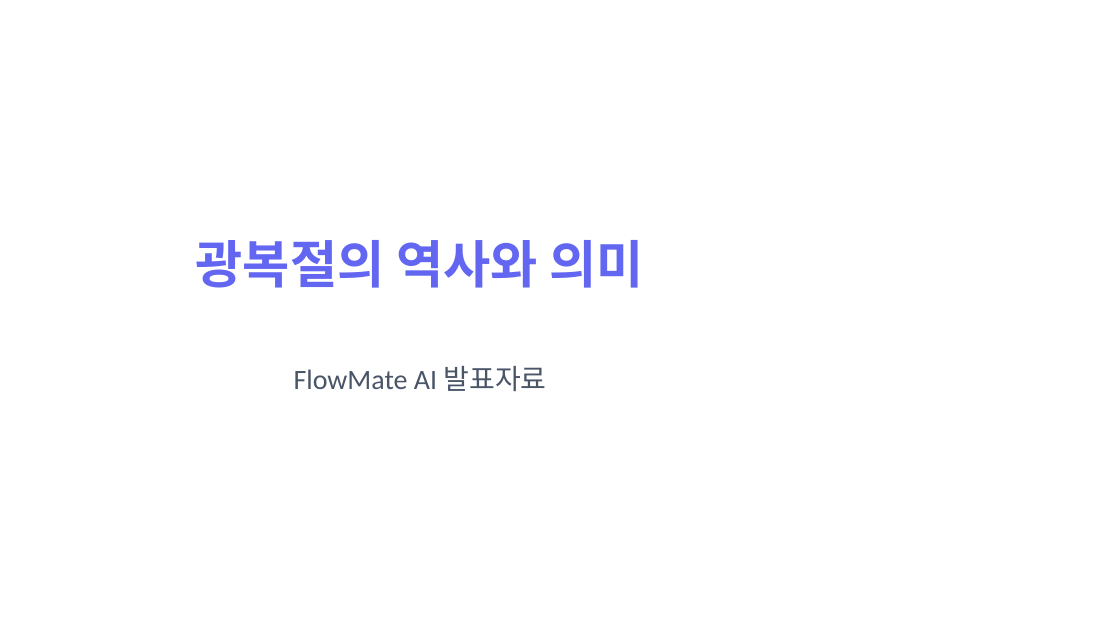
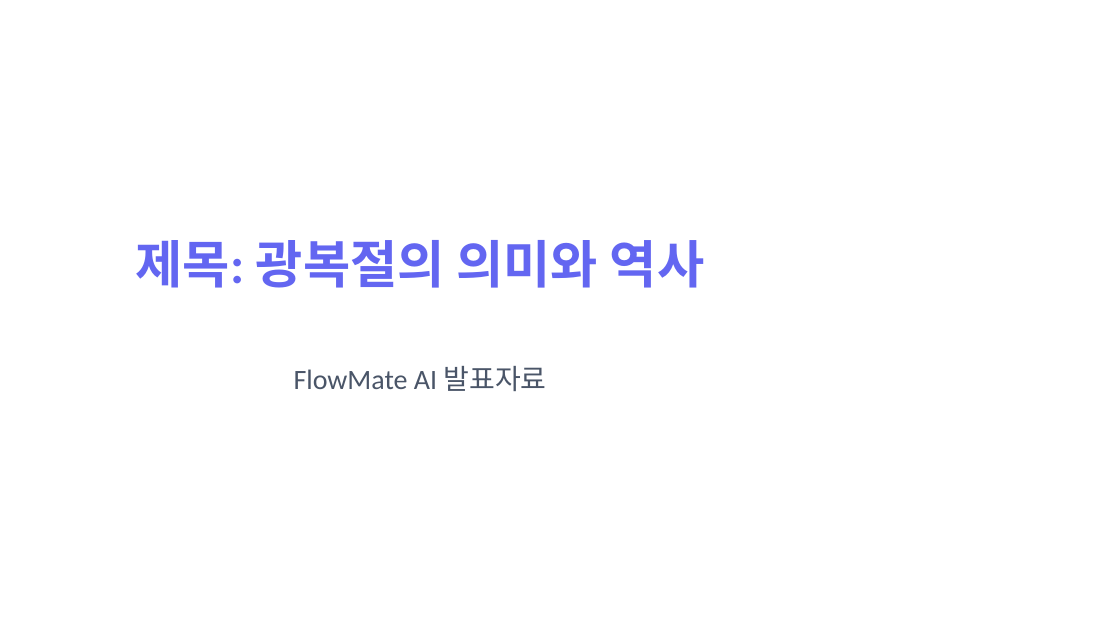
Before and after one commit to devna0111/FlowMate, a slide deck: slide 1 of uploads/pptx_sample.pptx. Drawn at 1120x630 pixels with LibreOffice and Linux fonts; fonts in the diff are those of the drawing. Boxes give left, top, right and bottom in pixels: in the first picture for what was removed or moved away, otherwise in the second. Text is boxed around its words. In the diff, an @@ line names an element or a change of style, - is before the commit and + after.

```diff
--- a/uploads/pptx_sample.pptx
+++ b/uploads/pptx_sample.pptx
@@ title at <box>135,240,704,288</box>: text changed @@
-광복절의 역사와 의미
+제목: 광복절의 의미와 역사
```
Also in this commit, not shown: 4 other slides changed, 3 slides added, 2 slides removed, 14 other files.
